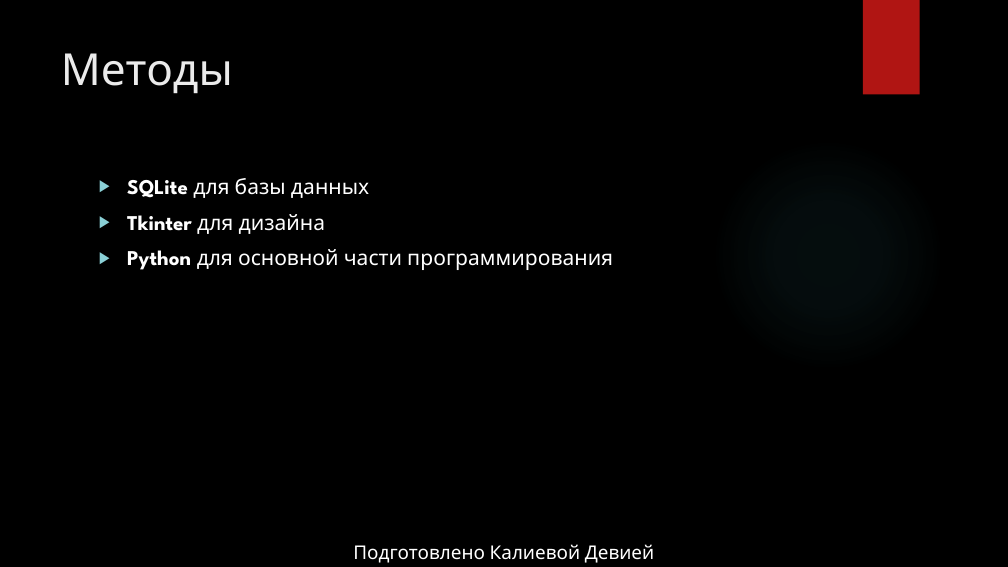
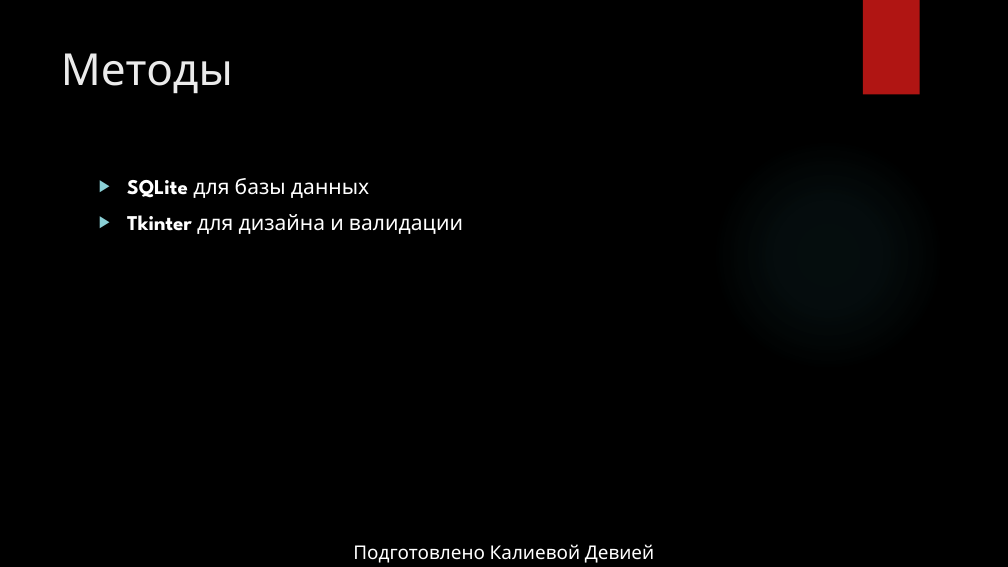
Before and after one commit to devkittengun/project-login-n-register-, a slide deck: slide 5 of presentation.pptx. Drawn at 1008x567 pixels with LibreOffice and Linux fonts; fonts in the diff are those of the drawing; background and template pictures are left out. Boxes give left, top, right and bottom in pixels: in the first picture for what was removed or moved away, otherwise in the second. Text is boxed around its words. In the diff, an @@ line names an element or a change of style, - is before the commit and + after.

```diff
--- a/presentation.pptx
+++ b/presentation.pptx
@@ text at [127,214,463,234]: text changed @@
-▶ Tkinter для дизайна
-▶ Python для основной части программирования
+▶ Tkinter для дизайна и валидации
```
Also in this commit, not shown: 1 other file.
